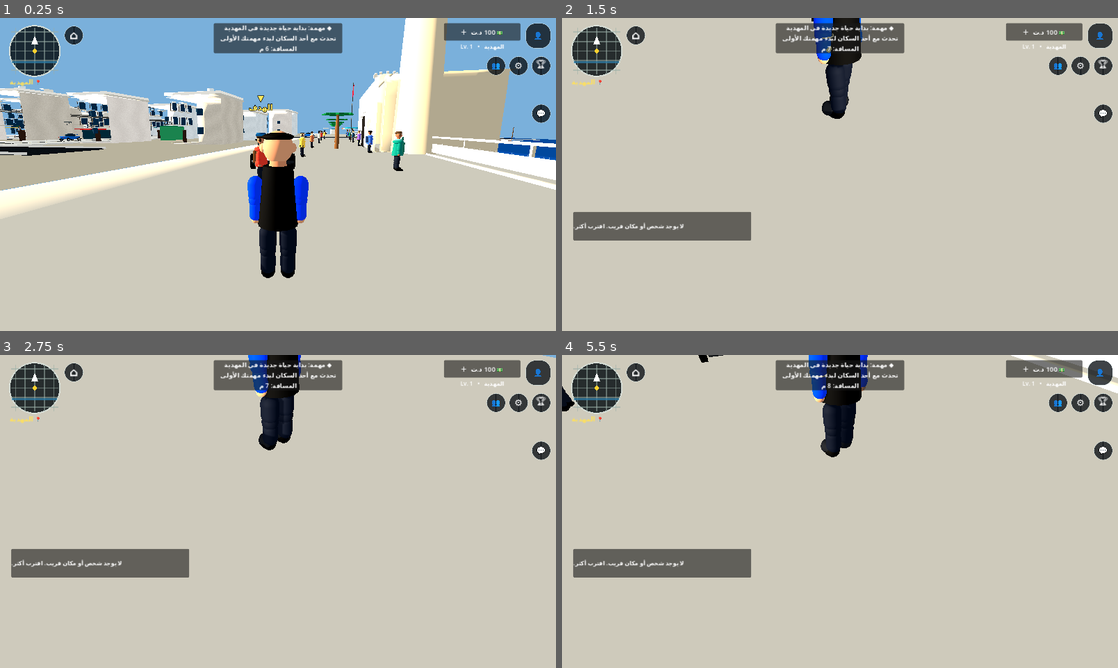
Above: before the commit, frames 1-4 (two rows, left to right).
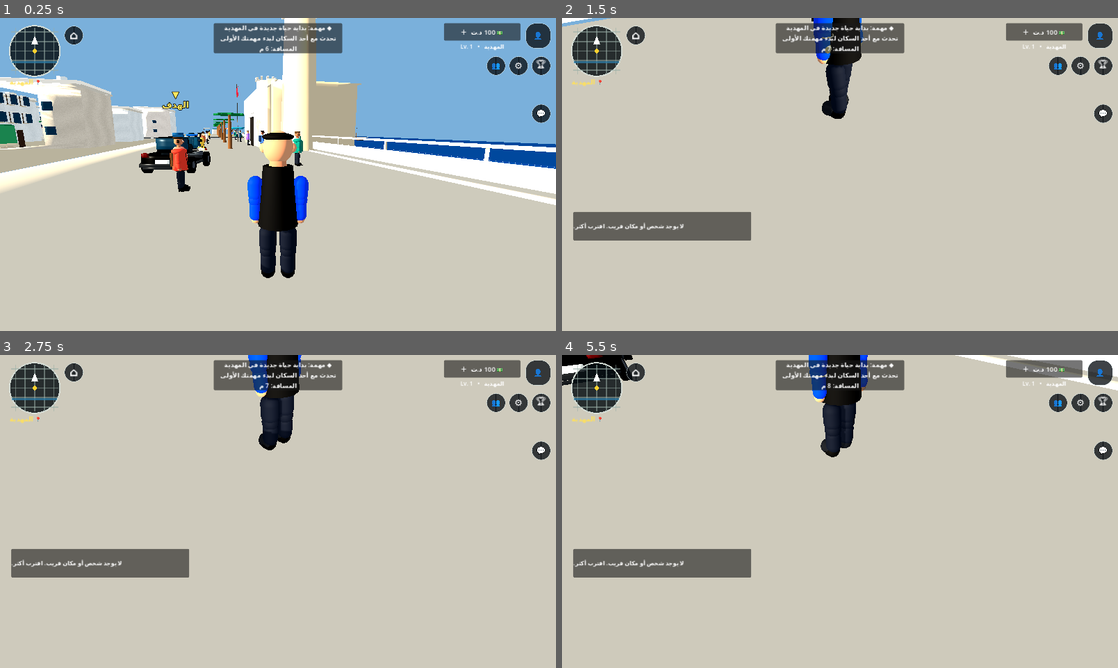
Above: after the commit, the same moments.

Repository: stevennpllk-crypto/REAL-LIFE-MAHDIA
Game: Godot game, scene res://scenes/Main.tscn
Two runs of this game, one before a commit and one after it. Both use one fixed random seed, a clock stepped at 60 frames per second and the inputs below.
Inputs (mouse positions are in pixels of both pictures, inside the frame that each line leads up to):
- Up to frame 1 (0.25 s): no input
- Up to frame 2 (1.5 s): click "⌂" at 0.5 s; tap Enter at 1.25 s; move the mouse to (867, 174) at 1.27 s; hold W (move_forward) from 1.28 s (still down); tap E (interact) at 1.35 s
- Up to frame 3 (2.75 s): keep holding W (move_forward); tap Space (jump) at 1.52, 2.27 s; move the mouse to (250, 511) at 2.02 s; tap Shift (run) at 2.1 s
- Up to frame 4 (5.5 s): keep holding W (move_forward); move the mouse to (851, 505) at 2.77 s; tap E (interact) at 2.85, 4.35 s; move the mouse to (834, 517) at 3.52 s; tap Shift (run) at 3.6, 5.1 s; tap Space (jump) at 3.77, 4.52, 5.27 s; move the mouse to (878, 514) at 4.27 s; move the mouse to (795, 508) at 5.02 s

The runs differ from the first frame. In frame 1, 28% of the frame differs, in the area x 0-100%, y 0-77%; in frame 2, 0.2%; in frame 3, less than 0.1%; in frame 4, 1.7%.

Commit message:
Aim opening camera toward Borj El Kebir with sea on the right

Diff:
--- a/scripts/main.gd
+++ b/scripts/main.gd
@@ -50,7 +50,7 @@
 var chat_row: HBoxContainer
 var mission_hud_panel: PanelContainer
 const START_PLAYER_POSITION := Vector3(68.0, 0.03, -46.0)
-const START_PLAYER_ROTATION := PI * 0.5 + 0.22
+const START_PLAYER_ROTATION := PI * 0.5 - 0.25
 const START_VEHICLE_POSITION := Vector3(58.0, 0.1, -43.5)
 const AUTOSAVE_INTERVAL := 12.0
 const WORLD_SAVE_KEY := "mahdia_world"
